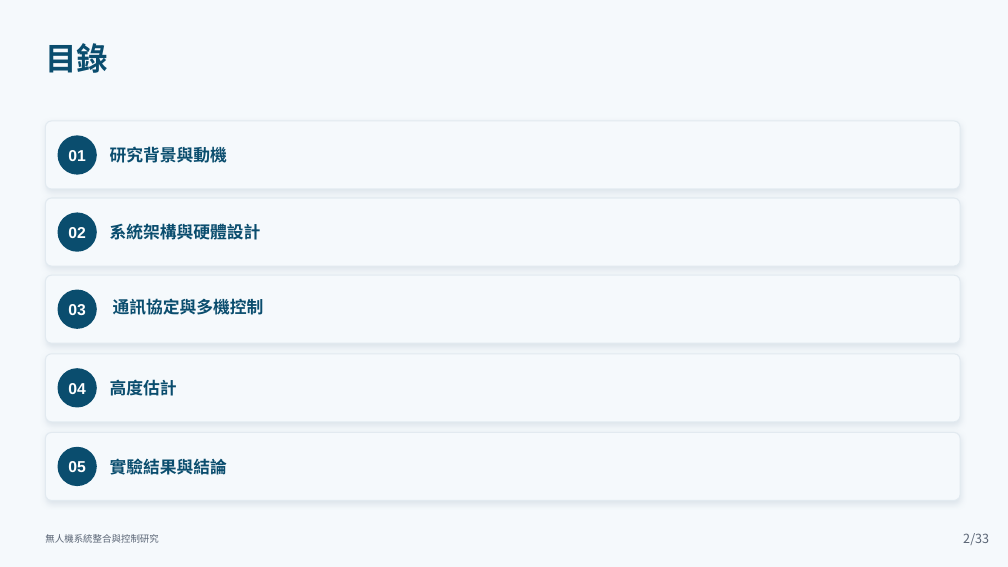
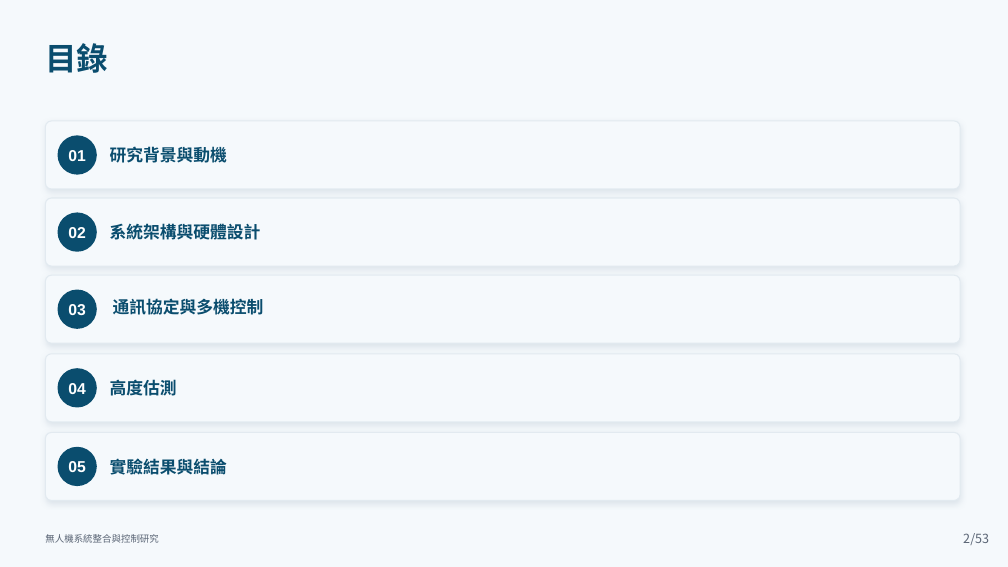
Before and after one commit to lingken1028/-, a slide deck: slide 2 of 無人機系統整合與控制研究_口試簡報 (2).pptx. Drawn at 1008x567 pixels with LibreOffice and Linux fonts; fonts in the diff are those of the drawing. Boxes give left, top, right and bottom in pixels: in the first picture for what was removed or moved away, otherwise in the second. Text is boxed around its words. In the diff, an @@ line names an element or a change of style, - is before the commit and + after.

```diff
--- a/無人機系統整合與控制研究_口試簡報 (2).pptx
+++ b/無人機系統整合與控制研究_口試簡報 (2).pptx
@@ text at (110, 380, 177, 396): text changed @@
-高度估計
+高度估測
@@ text at (970, 533, 989, 545): text changed @@
-/33
+/53
```
Also in this commit, not shown: 52 other slides changed.
